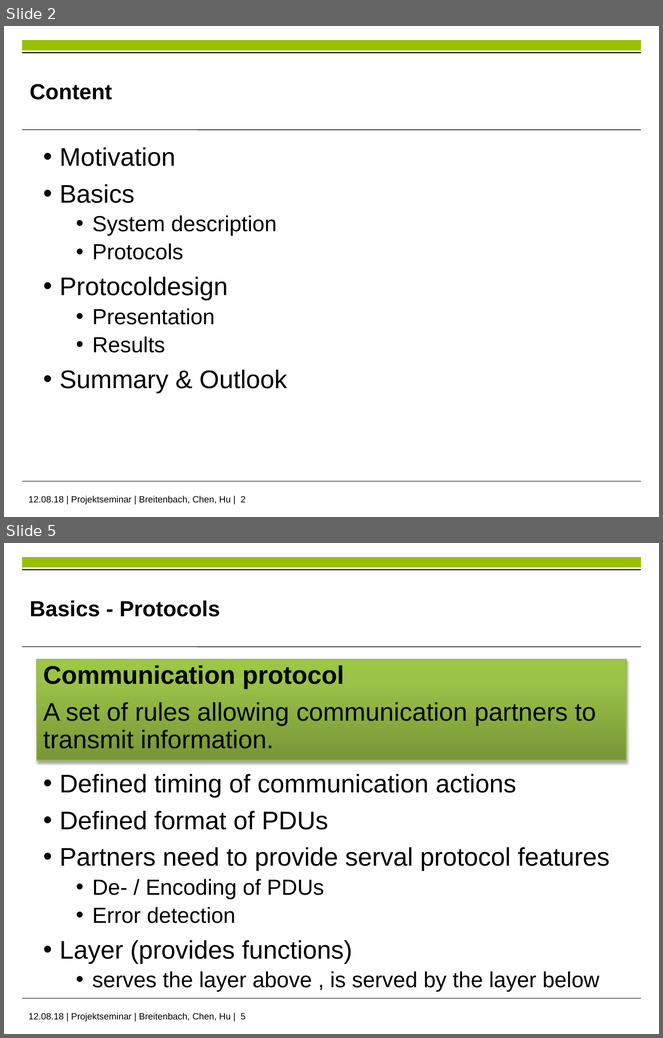
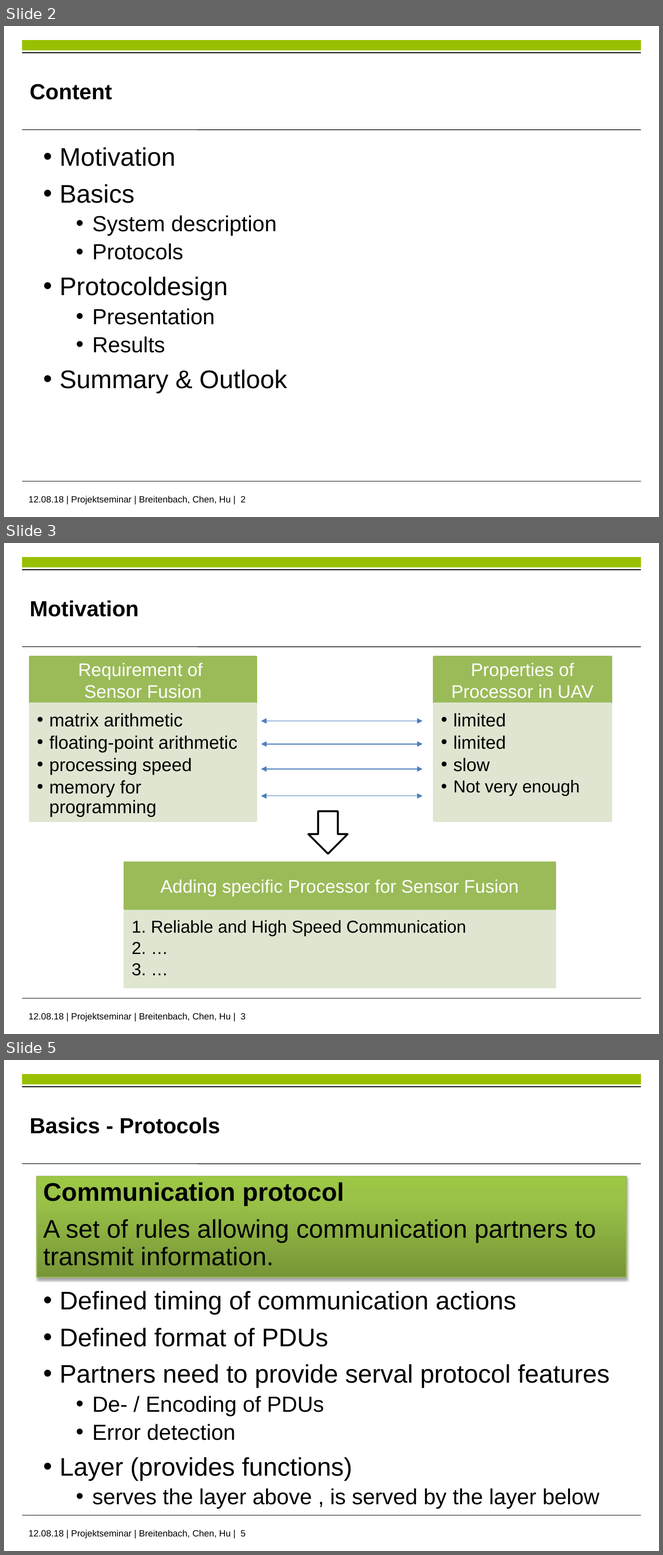
Before and after one commit to im-Kitsch/RMR_sensor_fusion, a slide deck: data/presentation/PS_presentation.pptx. Shown one above the other, each under a label of ours: slides 2 and 5 before the commit, slides 2, 3 and 5 after it; the slides between them are not shown. The pictures are 663x1038 and 663x1555 pixels, drawn with LibreOffice and Linux fonts; fonts in the diff are those of the drawing; background and template pictures are left out. Boxes give left, top, right and bottom in pixels: in the first picture for what was removed or moved away, otherwise in the second. Text is boxed around its words. In the diff, an @@ line names an element or a change of style, - is before the commit and + after.

```diff
--- a/data/presentation/PS_presentation.pptx
+++ b/data/presentation/PS_presentation.pptx
@@ slide 3 added at [4, 543, 659, 1034], background #FFFFFF; not listed: 5 template elements that a slide beside it also shows @@
@@ text added at [29, 600, 139, 617], 24 pt, text #000000, bold @@
+Motivation
@@ rectangle added at [29, 657, 256, 704], fill #9BBB59, outline #9BBB59 2 pt @@
@@ text added at [78, 663, 203, 698], 20 pt, text #FFFFFF @@
+Requirement of
+Sensor Fusion
@@ rectangle added at [434, 657, 611, 704], fill #9BBB59, outline #9BBB59 2 pt @@
@@ text added at [451, 663, 594, 698], 20 pt, text #FFFFFF @@
+Properties of Processor in UAV
@@ rectangle added at [29, 704, 256, 821], fill #DEE7D1 at 90% opacity, outline #DEE7D1 2 pt @@
@@ text added at [49, 713, 237, 817], 20 pt, text #000000 @@
+  • matrix arithmetic
+  • floating-point arithmetic
+  • processing speed
+  • memory for programming
@@ rectangle added at [434, 704, 611, 821], fill #DEE7D1 at 90% opacity, outline #DEE7D1 2 pt @@
@@ text added at [453, 713, 580, 796], 20 pt, text #000000 @@
+  • limited
+  • limited
+  • slow
+  • Not very enough
@@ double arrow added from (261, 721) to (423, 721), #4B7EBC 0.75 pt @@
@@ double arrow added from (261, 744) to (423, 744), #4B7EBC 0.75 pt @@
@@ double arrow added from (261, 769) to (423, 769), #4B7EBC 0.75 pt @@
@@ double arrow added from (261, 796) to (423, 796), #4B7EBC 0.75 pt @@
@@ down arrow added at [309, 812, 348, 854], fill #FFFFFF, outline #000000 2 pt @@
@@ rectangle added at [125, 863, 555, 910], fill #9BBB59, outline #9BBB59 2 pt @@
@@ text added at [161, 879, 519, 897], 20 pt, text #FFFFFF @@
+Adding specific Processor for Sensor Fusion
@@ rectangle added at [125, 911, 555, 989], fill #DEE7D1 at 90% opacity, outline #DEE7D1 2 pt @@
@@ text added at [132, 921, 466, 976], 19 pt, text #000000 @@
+  1. Reliable and High Speed Communication
+  2. …
+  3. …
```
Also in this commit, not shown: 1 slide changed, 7 other slides added, 3 slides removed.
